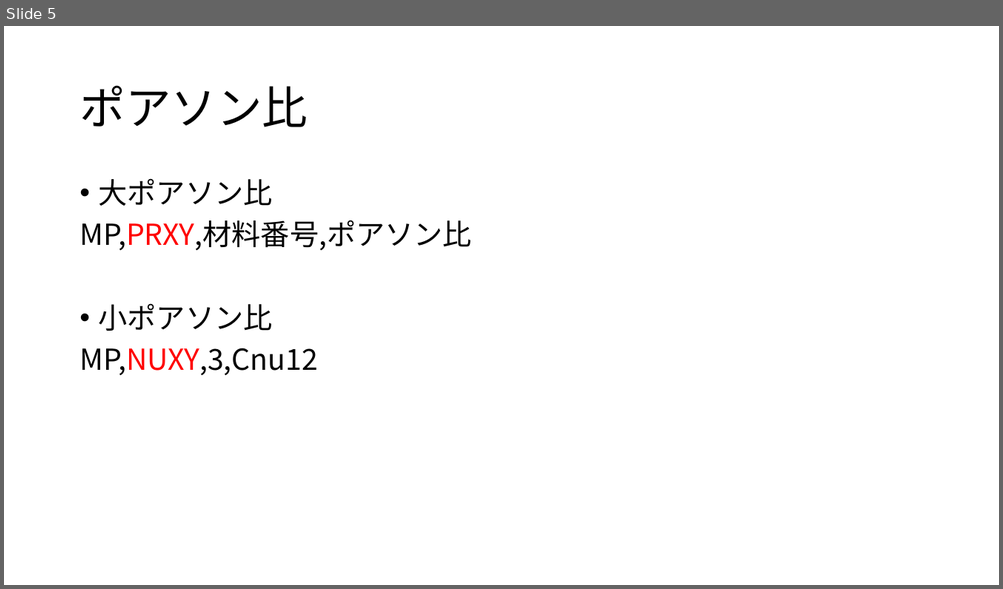
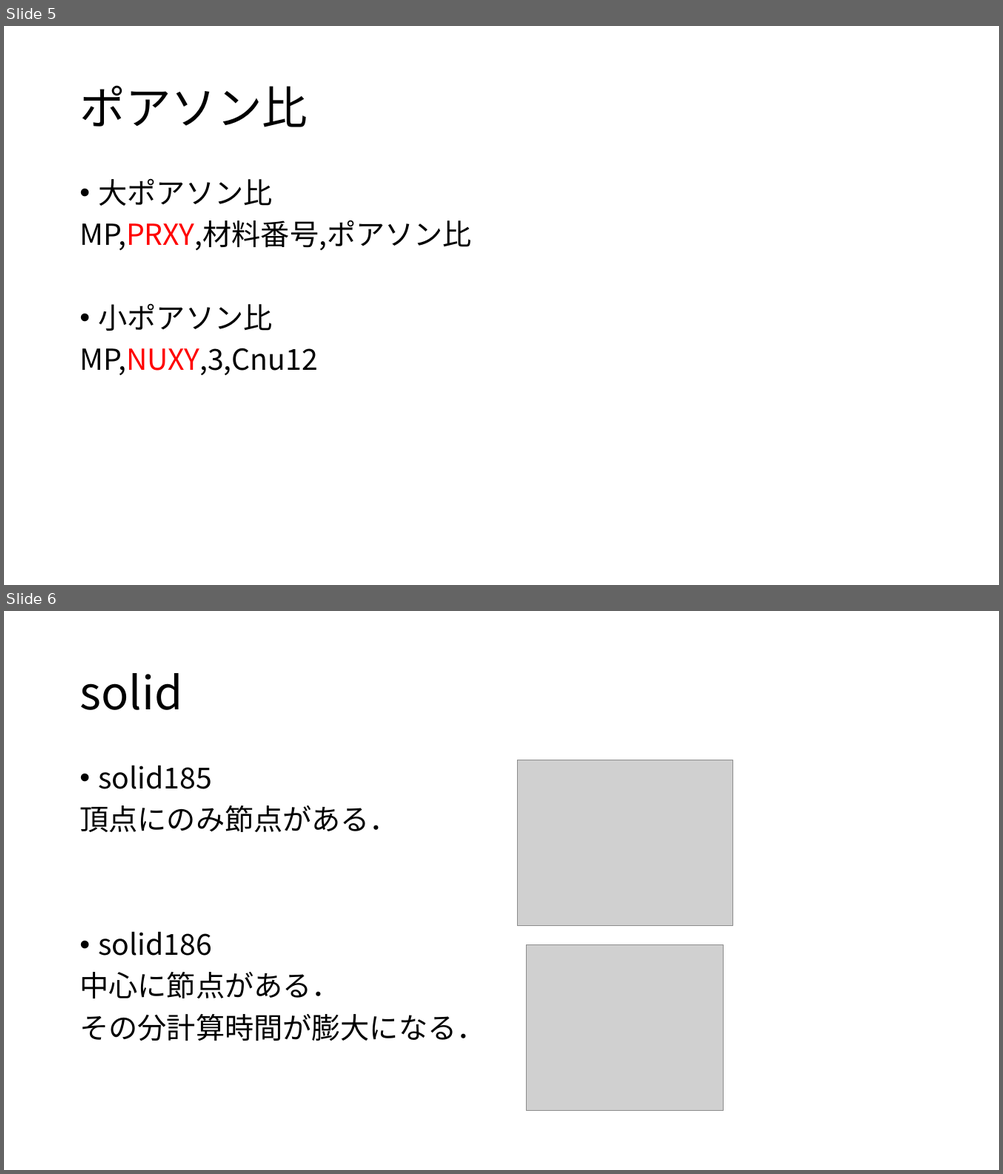
Before and after one commit to jay0423/ansys-management, a slide deck: etc/ansys備忘録.pptx. Shown one above the other, each under a label of ours: slide 5 before the commit, slides 5 and 6 after it. The pictures are 1003x589 and 1003x1174 pixels, drawn with LibreOffice and Linux fonts; fonts in the diff are those of the drawing; grey boxes stand for pictures. Boxes give left, top, right and bottom in pixels: in the first picture for what was removed or moved away, otherwise in the second. Text is boxed around its words. In the diff, an @@ line names an element or a change of style, - is before the commit and + after.

```diff
--- a/etc/ansys備忘録.pptx
+++ b/etc/ansys備忘録.pptx
@@ slide 6 added at [4, 611, 999, 1170], background #FFFFFF @@
@@ title added at [79, 673, 182, 710], 44 pt, text #000000 @@
+solid
@@ text added at [79, 765, 485, 1042], 28 pt, text #000000 @@
+• solid185
+頂点にのみ節点がある．
+• solid186
+中心に節点がある．
+その分計算時間が膨大になる．
@@ picture added at [518, 760, 733, 926] @@
@@ picture added at [526, 945, 723, 1112] @@
```
Also in this commit, not shown: 1 other slide added, 19 other files.
